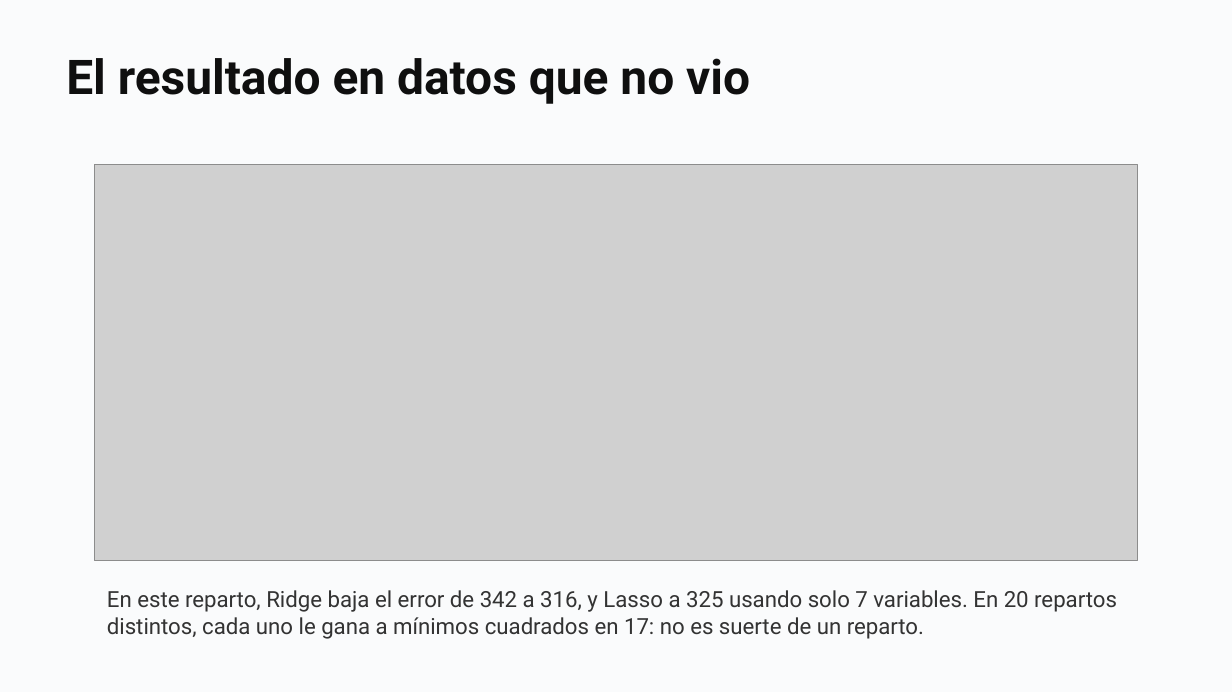
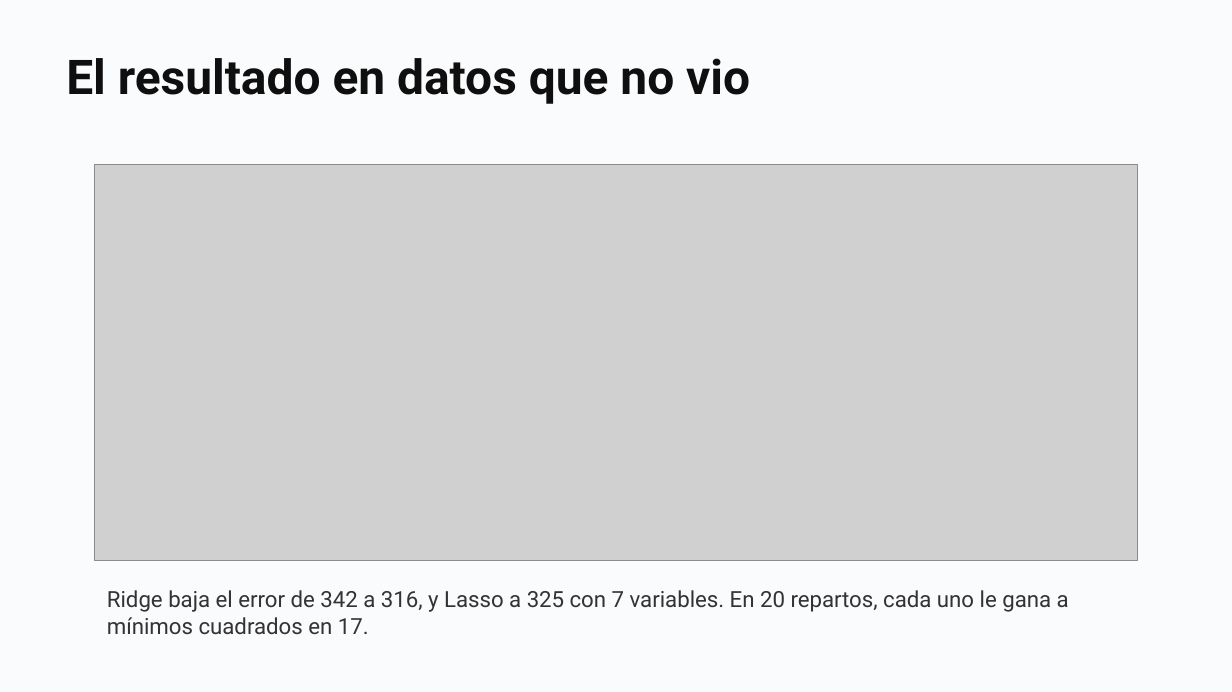
Before and after one commit to daniopitz/diplomado-cdd, a slide deck: slide 52 of presentaciones/clase07_evaluar_regularizar.pptx (slide 37 before the commit). Drawn at 1232x692 pixels with LibreOffice and Linux fonts; fonts in the diff are those of the drawing; grey boxes stand for pictures. Boxes give left, top, right and bottom in pixels: in the first picture for what was removed or moved away, otherwise in the second. Text is boxed around its words. In the diff, an @@ line names an element or a change of style, - is before the commit and + after.

```diff
--- a/presentaciones/clase07_evaluar_regularizar.pptx
+++ b/presentaciones/clase07_evaluar_regularizar.pptx
@@ text at (107, 590, 1069, 634): text changed @@
-En este reparto, Ridge baja el error de 342 a 316, y Lasso a 325 usando solo 7 variables. En 20 repartos distintos, cada uno le gana a mínimos cuadrados en 17: no es suerte de un reparto.
+Ridge baja el error de 342 a 316, y Lasso a 325 con 7 variables. En 20 repartos, cada uno le gana a mínimos cuadrados en 17.
```
Also in this commit, not shown: 14 other slides changed, 16 slides added, 1 slide removed, 2 other files.
